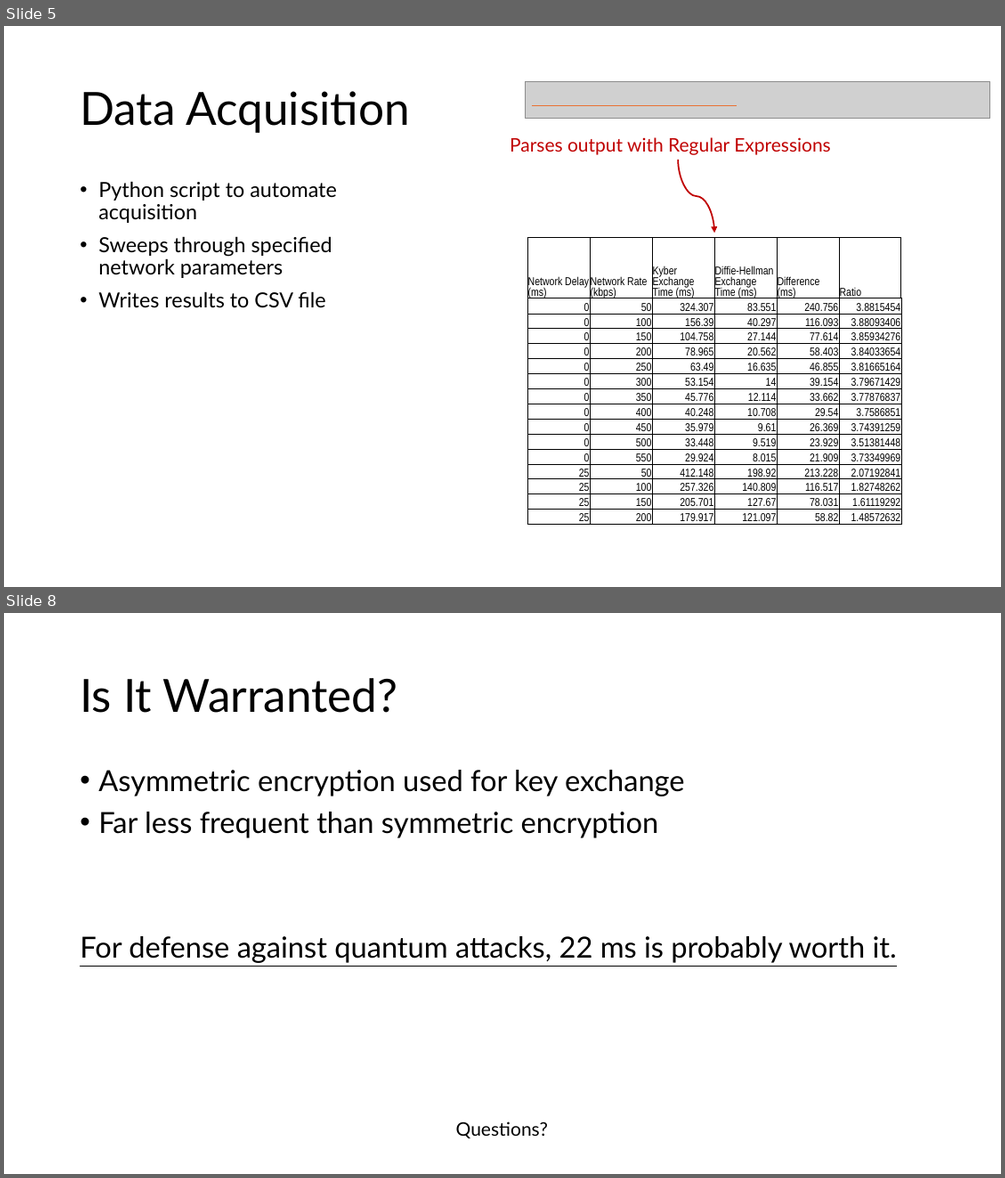
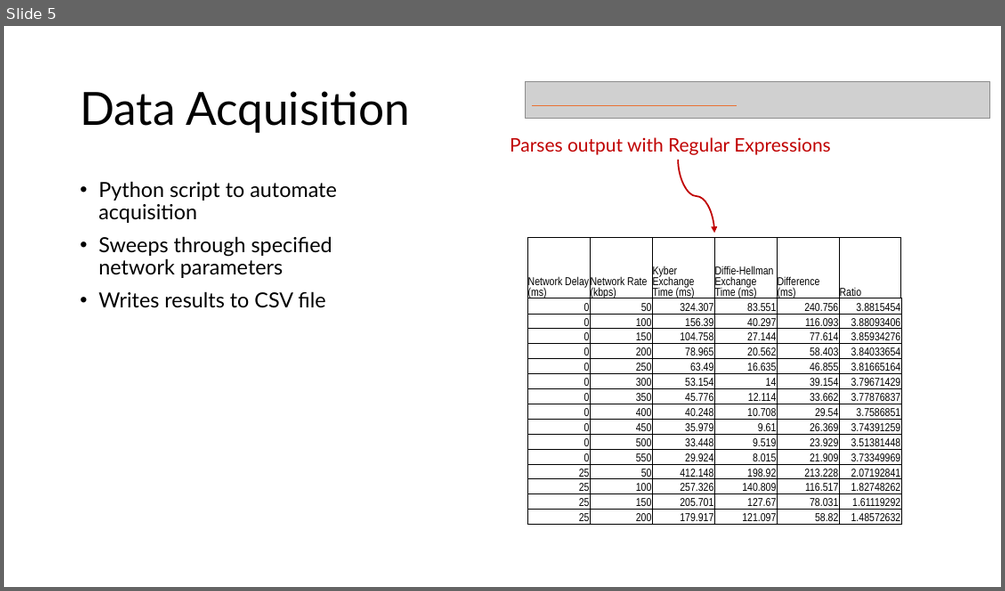
Before and after one commit to mealycpp/ECE4301_Fall2025, a slide deck: Group D/Joshua Deckman & Jack Pearson/final-project/presentation/presentation-slides.pptx. Shown one above the other, each under a label of ours: slides 5 and 8 before the commit, slide 5 after it; the slides between them are not shown. The pictures are 1005x1178 and 1005x591 pixels, drawn with LibreOffice and Linux fonts; fonts in the diff are those of the drawing; grey boxes stand for pictures. Boxes give left, top, right and bottom in pixels: in the first picture for what was removed or moved away, otherwise in the second. Text is boxed around its words. In the diff, an @@ line names an element or a change of style, - is before the commit and + after.

```diff
--- a/Group D/Joshua Deckman & Jack Pearson/final-project/presentation/presentation-slides.pptx
+++ b/Group D/Joshua Deckman & Jack Pearson/final-project/presentation/presentation-slides.pptx
@@ slide 8 removed at bbox=[4, 613, 1001, 1174], background #FFFFFF @@
@@ title removed at bbox=[80, 678, 398, 713] @@
-Is It Warranted?
@@ text removed at bbox=[80, 770, 897, 963] @@
-• Asymmetric encryption used for key exchange
-• Far less frequent than symmetric encryption
-For defense against quantum attacks, 22 ms is probably worth it.
@@ text removed at bbox=[456, 1121, 548, 1138] @@
-Questions?
```
Also in this commit, not shown: 3 slides changed, 1 slide added.
